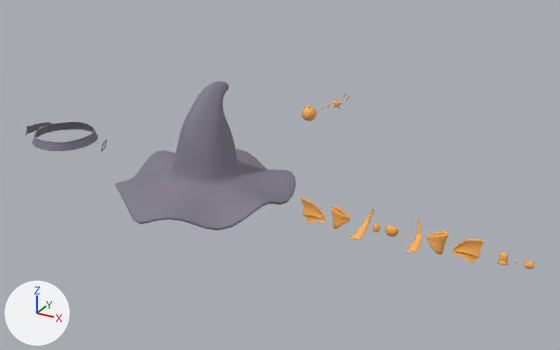
The FBX model Booth/HalloweenHat/Workspace/HalloweenHatBake_low.fbx, before and after one commit.
The view is the same before and after, from a 50 mm camera at (4.81, -6.93, 3.61) aimed at (0.95, 0.09, 0.09). Arrows for +X, +Y and +Z are at lower left; the lights stay in place. The first picture is the older version.

Objects in the first picture: 'BeltBand_low', 'Hat_low', 'RibbonLoop_L_low' and 3 more.
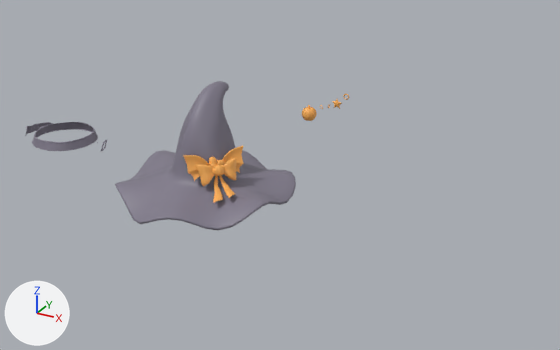
The newer file adds a shape key; the second version is drawn at full value of the shape key 'Assembled' of 'RibbonLoop_L_low', and the change is written as the vertex moves it makes.

Patch to the scene script:
```diff
--- a/Booth/HalloweenHat/Workspace/HalloweenHatBake_low.fbx.py
+++ b/Booth/HalloweenHat/Workspace/HalloweenHatBake_low.fbx.py
@@ me_ribbonloop_l_low @@
 # used by ob_ribbonloop_l_low; location = (2.707, 0.0, -0.198); rotation_euler = (0.203, 0.261, -0.897), in degrees (12, 15, -51)
-me_ribbonloop_l_low.from_pydata(...)  # 1507 vertices, 2843 faces; spans x -0.89..0.69, y -1.16..0.88, z -0.16..0.13
+me_ribbonloop_l_low.from_pydata(...)  # 1507 vertices, 2843 faces; spans x -1.57..-0.92, y -2.3..-1.62, z 0.24..0.67
+# me_ribbonloop_l_low part 1: the loose piece of 234 vertices spanning x 0.0..0.17, y 0.01..0.21, z -0.14..0.1 is multiplied about its middle by the matrix ((0.603, -0.755, -0.258), (0.798, 0.571, 0.195), (0.0, -0.323, 0.946)), then moved by (-1.44, -1.94, 0.38)
+# me_ribbonloop_l_low part 2: the loose piece of 150 vertices spanning x 0.21..0.39, y 0.21..0.5, z -0.16..0.13 is multiplied about its middle by the matrix ((0.603, -0.755, -0.258), (0.798, 0.571, 0.195), (0.0, -0.323, 0.946)), then moved by (-1.75, -2.13, 0.42)
+# me_ribbonloop_l_low part 3: the loose piece of 150 vertices spanning x -0.89..-0.64, y -1.16..-0.93, z -0.16..0.13 is multiplied about its middle by the matrix ((0.603, -0.755, -0.258), (0.798, 0.571, 0.195), (0.0, -0.323, 0.946)), then moved by (-0.6, -1.13, 0.53)
+# me_ribbonloop_l_low part 4: the loose piece of 99 vertices spanning x 0.62..0.69, y 0.79..0.88, z -0.06..0.02 is multiplied about its middle by the matrix ((0.603, -0.755, -0.258), (0.798, 0.571, 0.195), (0.0, -0.323, 0.946)), then moved by (-2.04, -2.75, 0.48)
+# me_ribbonloop_l_low part 5: the loose piece of 127 vertices spanning x 0.45..0.56, y 0.58..0.69, z -0.08..0.03 is multiplied about its middle by the matrix ((0.603, -0.755, -0.258), (0.798, 0.571, 0.195), (0.0, -0.323, 0.946)), then moved by (-1.88, -2.63, 0.53)
+# me_ribbonloop_l_low part 6: the loose piece of 50 vertices spanning x -0.35..-0.26, y -0.48..-0.39, z -0.06..0.03 is multiplied about its middle by the matrix ((0.603, -0.755, -0.258), (0.798, 0.571, 0.195), (0.0, -0.323, 0.946)), then moved by (-1.02, -1.53, 0.44)
+# me_ribbonloop_l_low part 7: the loose piece of 234 vertices spanning x -0.68..-0.5, y -0.86..-0.67, z -0.14..0.1 is multiplied about its middle by the matrix ((0.603, -0.755, -0.258), (0.798, 0.571, 0.195), (0.0, -0.323, 0.946)), then moved by (-0.71, -1.33, 0.45)
+# me_ribbonloop_l_low part 8: the loose piece of 125 vertices spanning x -0.5..-0.28, y -0.74..-0.41, z -0.12..0.08 is multiplied about its middle by the matrix ((0.603, -0.755, -0.258), (0.798, 0.571, 0.195), (0.0, -0.323, 0.946)), then moved by (-0.72, -1.43, 0.37)
+# me_ribbonloop_l_low part 9: the loose piece of 125 vertices spanning x -0.2..0.09, y -0.22..0.01, z -0.1..0.06 is multiplied about its middle by the matrix ((0.603, -0.755, -0.258), (0.798, 0.571, 0.195), (0.0, -0.323, 0.946)), then moved by (-1.08, -1.81, 0.36)
+# me_ribbonloop_l_low part 10: the loose piece of 123 vertices spanning x -0.28..-0.16, y -0.35..-0.23, z -0.08..0.04 is multiplied about its middle by the matrix ((0.603, -0.755, -0.258), (0.798, 0.571, 0.195), (0.0, -0.323, 0.946)), then moved by (-1.08, -1.65, 0.46)
+# other edits to the shape of me_ribbonloop_l_low do not show in these pictures
 me_ribbonloop_l_low.materials.append(mat_accessory)
```

Location of each change, (x1, y1, x2, y2) in pixels of the pictures (560 x 350 px; the box of a moved part takes in the faces that stretch with it):
'RibbonLoop_L_low', reshaped (74% narrower, 19% shorter)
    before: (300, 198, 535, 269)
    after: (183, 146, 243, 203)
part 1 of me_ribbonloop_l_low, moved or reshaped
    before: (427, 231, 448, 255)
    after: (223, 159, 237, 180)
part 2 of me_ribbonloop_l_low, moved or reshaped
    before: (452, 239, 485, 265)
    after: (224, 146, 243, 173)
part 3 of me_ribbonloop_l_low, moved or reshaped
    before: (300, 198, 325, 223)
    after: (183, 155, 209, 181)
part 4 of me_ribbonloop_l_low, moved or reshaped
    before: (524, 260, 535, 269)
    after: (217, 158, 225, 165)
part 5 of me_ribbonloop_l_low, moved or reshaped
    before: (497, 252, 508, 266)
    after: (209, 157, 217, 167)
part 6 of me_ribbonloop_l_low, moved or reshaped (not visible afterwards)
    before: (373, 223, 380, 232)
part 7 of me_ribbonloop_l_low, moved or reshaped
    before: (331, 206, 349, 229)
    after: (196, 164, 214, 186)
part 8 of me_ribbonloop_l_low, moved or reshaped
    before: (349, 209, 374, 240)
    after: (213, 176, 223, 203)
part 9 of me_ribbonloop_l_low, moved or reshaped
    before: (407, 220, 422, 253)
    after: (219, 176, 235, 198)
part 10 of me_ribbonloop_l_low, moved or reshaped
    before: (385, 225, 399, 237)
    after: (212, 165, 225, 176)
